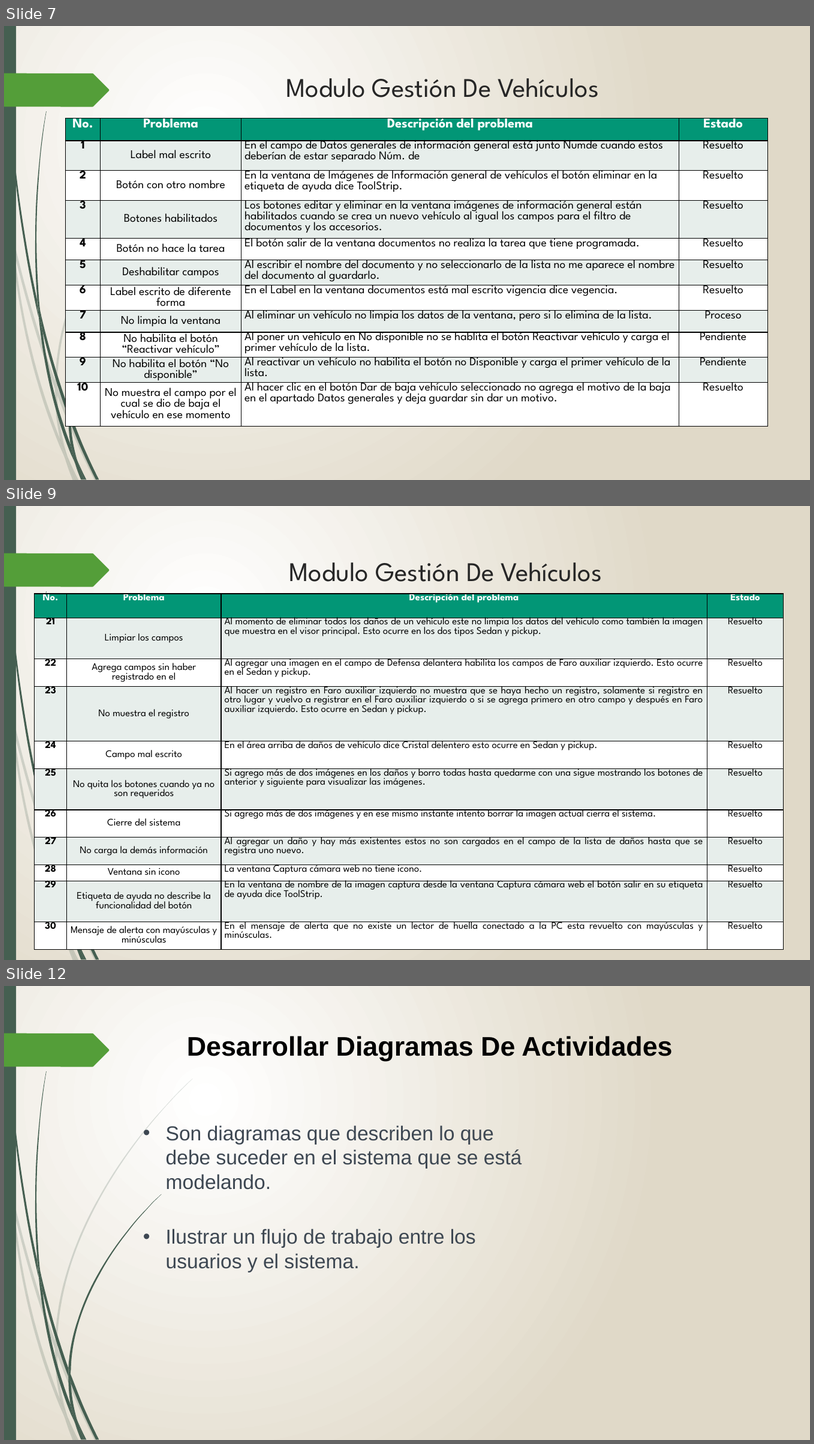
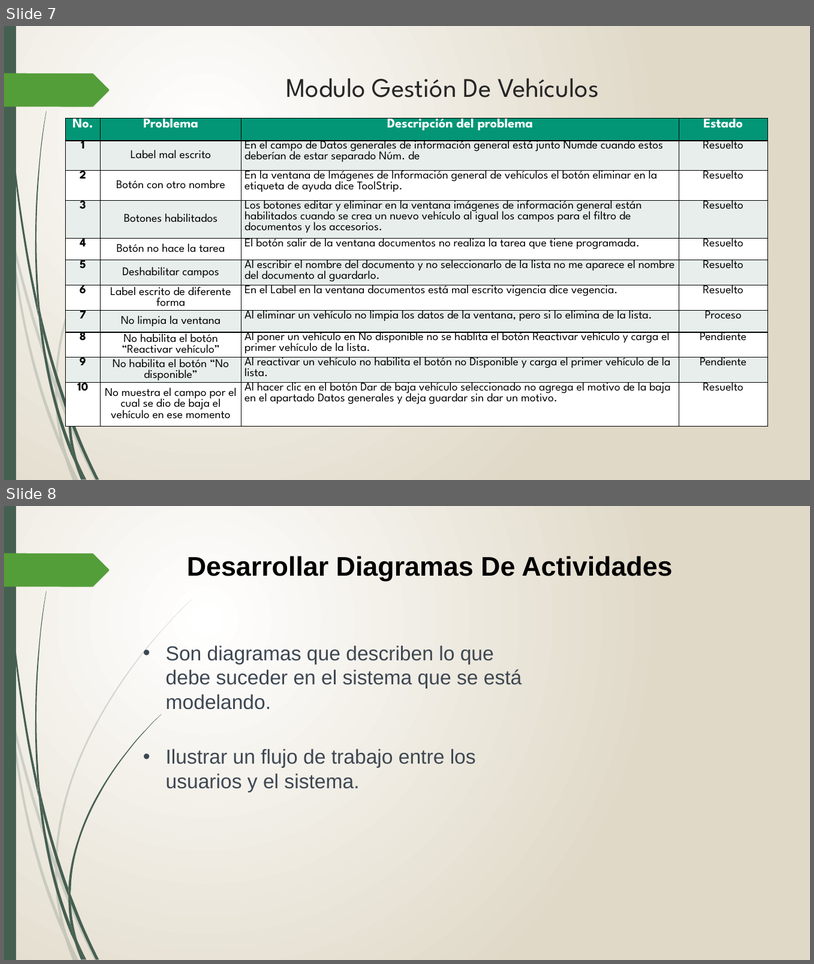
Before and after one commit to TonoGafa/paginaWebDany, a slide deck: img/PresentacionTitulacion.pptx. Shown one above the other, each under a label of ours: slides 7, 9 and 12 before the commit, slides 7 and 8 after it; the slides between them are not shown. The pictures are 814x1444 and 814x964 pixels, drawn with LibreOffice and Linux fonts; fonts in the diff are those of the drawing. Boxes give left, top, right and bottom in pixels: in the first picture for what was removed or moved away, otherwise in the second. Text is boxed around its words. In the diff, an @@ line names an element or a change of style, - is before the commit and + after.

Commit message:
Espacios
Ya quedaron todos o al menos la mayoria de los espacios, falta darle formato a la letra y un mejor tamaño.

```diff
--- a/img/PresentacionTitulacion.pptx
+++ b/img/PresentacionTitulacion.pptx
@@ slide 9 removed at bbox=[4, 506, 810, 960], background gradient #FFFFFF to #E0D9C8; not listed: 24 template elements that a slide beside it also shows @@
@@ title removed at bbox=[289, 562, 602, 582] @@
-Modulo Gestión De Vehículos
@@ table removed at bbox=[34, 594, 784, 949], 11 rows, 4 columns @@
-No. | Problema | Descripción del problema | Estado
-21 | Limpiar los campos | Al momento de eliminar todos los daños de un vehículo este no limpia los datos del vehículo como también la imagen que muestra en el visor principal. Esto ocurre en los dos tipos Sedan y pickup. | Resuelto
-22 | Agrega campos sin haber registrado en el | Al agregar una imagen en el campo de Defensa delantera habilita los campos de Faro auxiliar izquierdo. Esto ocurre en el Sedan y pickup. | Resuelto
-23 | No muestra el registro | Al hacer un registro en Faro auxiliar izquierdo no muestra que se haya hecho un registro, solamente si registro en otro lugar y vuelvo a registrar en el Faro auxiliar izquierdo o si se agrega primero en otro campo y después en Faro auxiliar izquierdo. Esto ocurre en Sedan y pickup. | Resuelto
-24 | Campo mal escrito | En el área arriba de daños de vehículo dice Cristal delentero esto ocurre en Sedan y pickup. | Resuelto
-25 | No quita los botones cuando ya no son requeridos | Si agrego más de dos imágenes en los daños y borro todas hasta quedarme con una sigue mostrando los botones de anterior y siguiente para visualizar las imágenes. | Resuelto
-26 | Cierre del sistema | Si agrego más de dos imágenes y en ese mismo instante intento borrar la imagen actual cierra el sistema. | Resuelto
-27 | No carga la demás información | Al agregar un daño y hay más existentes estos no son cargados en el campo de la lista de daños hasta que se registra uno nuevo. | Resuelto
-28 | Ventana sin icono | La ventana Captura cámara web no tiene icono. | Resuelto
-29 | Etiqueta de ayuda no describe la funcionalidad del botón | En la ventana de nombre de la imagen captura desde la ventana Captura cámara web el botón salir en su etiqueta de ayuda dice ToolStrip. | Resuelto
-30 | Mensaje de alerta con mayúsculas y minúsculas | En el mensaje de alerta que no existe un lector de huella conectado a la PC esta revuelto con mayúsculas y minúsculas. | Resuelto
@@ what was slide 12 is now slide 8 @@
```
Also in this commit, not shown: 1 slide changed, 3 other slides removed, 2 other files.
